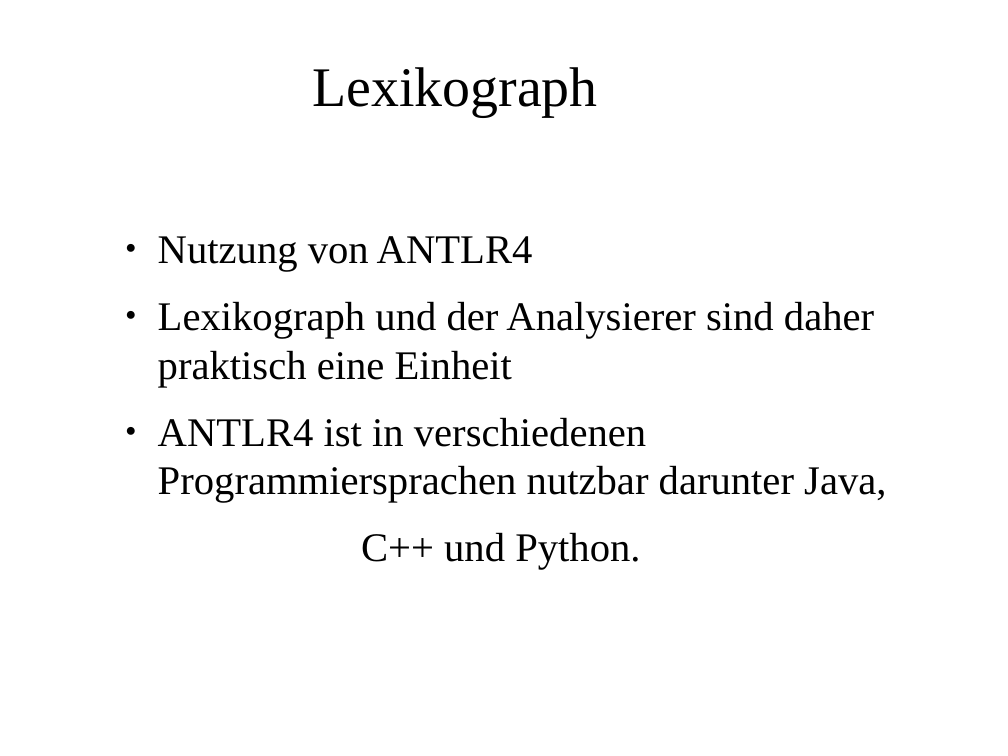
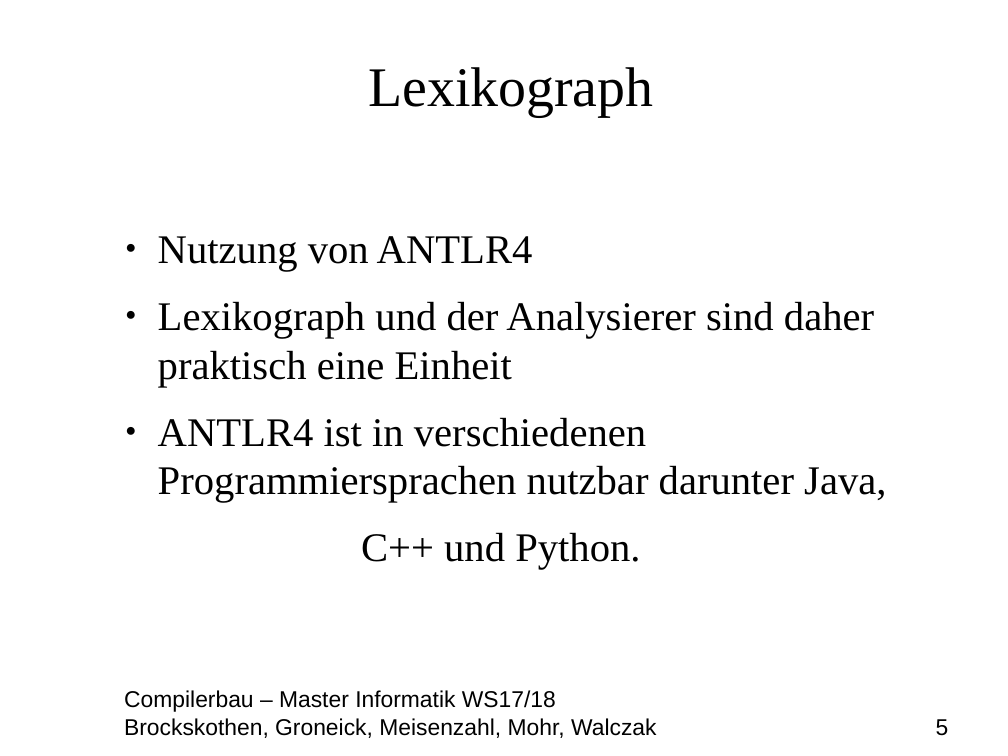
Before and after one commit to MasterInformatikHsBochum/Eine-deutsche-Praesentation, a slide deck: slide 5 of Präsentation.odp. Drawn at 1008x756 pixels with LibreOffice and Linux fonts; fonts in the diff are those of the drawing; background and template pictures are left out. Boxes give left, top, right and bottom in pixels: in the first picture for what was removed or moved away, otherwise in the second. Text is boxed around its words. In the diff, an @@ line names an element or a change of style, - is before the commit and + after.

```diff
--- a/Präsentation.odp
+++ b/Präsentation.odp
@@ title "Lexikograph": place and size @@
-title "Lexikograph" at <box>312,67,597,117</box>
+title "Lexikograph" at <box>368,67,653,117</box>
@@ text added at <box>124,690,949,738</box>, 18 pt, text #000000 @@
+Compilerbau – Master Informatik WS17/18
+Brockskothen, Groneick, Meisenzahl, Mohr, Walczak 5
```
Also in this commit, not shown: 11 other slides changed, 1 other file.
